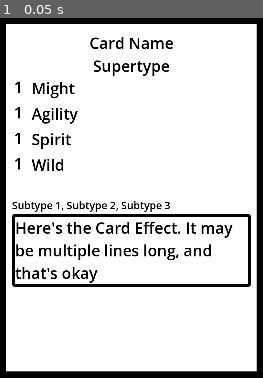
Above: before the commit, frame 1.
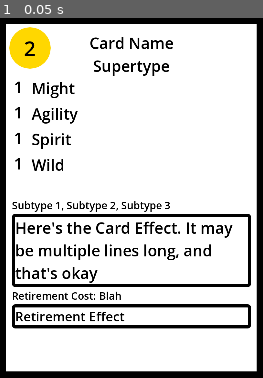
Above: after the commit, the same moment.

Repository: SamBumgardner/card-generator
Game: Godot game, scene res://card/template/adventurer/card_adventurer_wounded.tscn
Two runs of this game, one before a commit and one after it. Both use one fixed random seed, a clock stepped at 60 frames per second and the inputs below. This scene is started directly instead of the project's main scene.
Inputs:
- Up to frame 1 (0.05 s): no input

The runs differ from the first frame. In frame 1, 4.4% of the frame differs, in the area x 3-96%, y 2-87%.

Commit message:
update existing card templates to handle v2 data

Diff:
--- /dev/null
+++ b/game/basic_text_box.tres
@@ -0,0 +1,13 @@
+[gd_resource type="StyleBoxFlat" format=3 uid="uid://dnd0jv2olbxdn"]
+
+[resource]
+bg_color = Color(1, 1, 1, 1)
+border_width_left = 10
+border_width_top = 10
+border_width_right = 10
+border_width_bottom = 10
+border_color = Color(0, 0, 0, 1)
+corner_radius_top_left = 10
+corner_radius_top_right = 10
+corner_radius_bottom_right = 10
+corner_radius_bottom_left = 10
--- a/game/card/template/action/card_action.tscn
+++ b/game/card/template/action/card_action.tscn
@@ -1,7 +1,14 @@
-[gd_scene load_steps=3 format=3 uid="uid://cthgml6yk2cbq"]
+[gd_scene load_steps=4 format=3 uid="uid://cthgml6yk2cbq"]
 
 [ext_resource type="PackedScene" uid="uid://dafd36mciqna5" path="res://card/template/card.tscn" id="1_kb7ca"]
 [ext_resource type="Script" uid="uid://bak8rufwfp1kc" path="res://card/template/action/card_action.gd" id="2_wff7r"]
+[ext_resource type="PackedScene" uid="uid://7ho3dx8x0mn0" path="res://card/template/shared/gold_cost_icon.tscn" id="3_1njmw"]
 
 [node name="Card" instance=ExtResource("1_kb7ca")]
 script = ExtResource("2_wff7r")
+
+[node name="PurchaseCostIcon" parent="Border/ColorRect" index="2" instance=ExtResource("3_1njmw")]
+layout_mode = 1
+anchors_preset = -1
+offset_right = 128.0
+offset_bottom = 128.0
--- a/game/card/template/adventurer/card_adventurer.tscn
+++ b/game/card/template/adventurer/card_adventurer.tscn
@@ -1,11 +1,16 @@
-[gd_scene load_steps=4 format=3 uid="uid://c8puqu5to4fd4"]
+[gd_scene load_steps=6 format=3 uid="uid://c8puqu5to4fd4"]
 
 [ext_resource type="PackedScene" uid="uid://dafd36mciqna5" path="res://card/template/card.tscn" id="1_433tk"]
 [ext_resource type="Script" uid="uid://ski2w1tspn07" path="res://card/template/adventurer/card_adventurer.gd" id="2_4o5qb"]
+[ext_resource type="PackedScene" uid="uid://bxwtq3yppijie" path="res://card/template/shared/retirement_info.tscn" id="3_dv2mn"]
 [ext_resource type="PackedScene" uid="uid://b4bcleemsns2e" path="res://card/template/shared/stats_container.tscn" id="3_mu73v"]
+[ext_resource type="PackedScene" uid="uid://7ho3dx8x0mn0" path="res://card/template/shared/gold_cost_icon.tscn" id="5_gn5u3"]
 
 [node name="CardAdventurer" instance=ExtResource("1_433tk")]
 script = ExtResource("2_4o5qb")
+
+[node name="RetirementInfo" parent="Border/ColorRect/Body" index="2" instance=ExtResource("3_dv2mn")]
+layout_mode = 2
 
 [node name="StatsContainer" parent="Border/ColorRect" index="2" instance=ExtResource("3_mu73v")]
 unique_name_in_owner = true
@@ -13,3 +18,9 @@
 anchor_top = 0.15
 anchor_bottom = 0.15
 offset_left = 0.0
+
+[node name="PurchaseCostIcon" parent="Border/ColorRect" index="3" instance=ExtResource("5_gn5u3")]
+layout_mode = 1
+anchors_preset = -1
+offset_right = 128.0
+offset_bottom = 128.0
--- a/game/card/template/adventurer/card_adventurer_wounded.gd
+++ b/game/card/template/adventurer/card_adventurer_wounded.gd
@@ -3,4 +3,8 @@
 func _ready() -> void:
     super ()
     if card_spec != null:
-        $%Name.text = $%Name.text + " (Wounded)"
+        $Border/ColorRect/StatsContainer/MightContainer/Might.text = card_spec.fields['wound_might']
+        $Border/ColorRect/StatsContainer/AgilityContainer/Agility.text = card_spec.fields['wound_agility']
+        $Border/ColorRect/StatsContainer/SpiritContainer/Spirit.text = card_spec.fields['wound_spirit']
+        if not card_spec.fields['wound_effect'].is_empty():
+            $%Effect.text = card_spec.fields['wound_effect']
--- a/game/card/template/adventurer/card_adventurer_wounded.tscn
+++ b/game/card/template/adventurer/card_adventurer_wounded.tscn
@@ -1,7 +1,19 @@
-[gd_scene load_steps=3 format=3 uid="uid://d2qyxww6lykn5"]
+[gd_scene load_steps=4 format=3 uid="uid://d2qyxww6lykn5"]
 
 [ext_resource type="PackedScene" uid="uid://c8puqu5to4fd4" path="res://card/template/adventurer/card_adventurer.tscn" id="1_4u66h"]
 [ext_resource type="Script" uid="uid://i24dngxgudo6" path="res://card/template/adventurer/card_adventurer_wounded.gd" id="2_4dt7d"]
+
+[sub_resource type="StyleBoxFlat" id="StyleBoxFlat_rjlel"]
+bg_color = Color(1, 1, 1, 1)
+border_width_left = 10
+border_width_top = 10
+border_width_right = 10
+border_width_bottom = 10
+border_color = Color(0, 0, 0, 1)
+corner_radius_top_left = 10
+corner_radius_top_right = 10
+corner_radius_bottom_right = 10
+corner_radius_bottom_left = 10
 
 [node name="CardAdventurerWounded" instance=ExtResource("1_4u66h")]
 script = ExtResource("2_4dt7d")
@@ -12,3 +24,6 @@
 [node name="Typeline" parent="Border/ColorRect/Body" index="0"]
 custom_minimum_size = Vector2(0, 0)
 size_flags_vertical = 4
+
+[node name="EffectContainer" parent="Border/ColorRect/Body" index="1"]
+theme_override_styles/panel = SubResource("StyleBoxFlat_rjlel")
--- /dev/null
+++ b/game/card/template/blank.tscn
@@ -0,0 +1,5 @@
+[gd_scene format=3 uid="uid://wgk43t5dxsa5"]
+
+[node name="Blank" type="ColorRect"]
+custom_minimum_size = Vector2(825, 1125)
+color = Color(1, 1, 1, 0)
--- a/game/card/template/building/card_building.gd
+++ b/game/card/template/building/card_building.gd
@@ -3,4 +3,14 @@
 func _ready() -> void:
     super()
     if card_spec != null:
-        $%BuildCost.populate_info(card_spec)
+        $%Effect2.text = card_spec.fields['effect_2']
+        if $%Effect2.text.is_empty():
+            $Border/ColorRect/Body/EffectContainer2.hide()
+        else:
+            $Border/ColorRect/Body/EffectContainer2.show()
+
+        $%Effect3.text = card_spec.fields['effect_3']
+        if $%Effect3.text.is_empty():
+            $Border/ColorRect/Body/EffectContainer3.hide()
+        else:
+            $Border/ColorRect/Body/EffectContainer3.show()
--- a/game/card/template/building/card_building.tscn
+++ b/game/card/template/building/card_building.tscn
@@ -2,17 +2,59 @@
 
 [ext_resource type="PackedScene" uid="uid://dafd36mciqna5" path="res://card/template/card.tscn" id="1_mqnle"]
 [ext_resource type="Script" uid="uid://dqcgjwba72qnj" path="res://card/template/building/card_building.gd" id="2_hkucr"]
-[ext_resource type="PackedScene" uid="uid://3gd0q835ec51" path="res://card/template/shared/build_cost.tscn" id="3_p1krt"]
+
+[sub_resource type="StyleBoxFlat" id="StyleBoxFlat_rjlel"]
+bg_color = Color(1, 1, 1, 1)
+border_width_left = 10
+border_width_top = 10
+border_width_right = 10
+border_width_bottom = 10
+border_color = Color(0, 0, 0, 1)
+corner_radius_top_left = 10
+corner_radius_top_right = 10
+corner_radius_bottom_right = 10
+corner_radius_bottom_left = 10
 
 [node name="Card" instance=ExtResource("1_mqnle")]
 script = ExtResource("2_hkucr")
 
-[node name="BuildCost" parent="Border/ColorRect" index="2" instance=ExtResource("3_p1krt")]
+[node name="Body" parent="Border/ColorRect" index="1"]
+anchor_top = 0.15
+anchor_bottom = 1.0
+offset_bottom = -10.0
+
+[node name="Typeline" parent="Border/ColorRect/Body" index="0"]
+size_flags_vertical = 0
+
+[node name="EffectContainer" parent="Border/ColorRect/Body" index="1"]
+size_flags_vertical = 3
+
+[node name="EffectContainer2" type="PanelContainer" parent="Border/ColorRect/Body" index="2"]
+custom_minimum_size = Vector2(740, 0)
+layout_mode = 2
+size_flags_vertical = 3
+theme_override_styles/panel = SubResource("StyleBoxFlat_rjlel")
+
+[node name="Effect2" type="Label" parent="Border/ColorRect/Body/EffectContainer2" index="0"]
 unique_name_in_owner = true
-layout_mode = 1
-anchors_preset = -1
-anchor_top = 0.2
-anchor_bottom = 0.2
-offset_left = -235.0
-offset_right = 235.0
-offset_bottom = 173.0
+layout_mode = 2
+size_flags_vertical = 1
+theme_type_variation = &"HeaderSmall"
+theme_override_font_sizes/font_size = 48
+text = "Here's the Card Effect. It may be multiple lines long, and that's okay"
+autowrap_mode = 2
+
+[node name="EffectContainer3" type="PanelContainer" parent="Border/ColorRect/Body" index="3"]
+custom_minimum_size = Vector2(740, 0)
+layout_mode = 2
+size_flags_vertical = 3
+theme_override_styles/panel = SubResource("StyleBoxFlat_rjlel")
+
+[node name="Effect3" type="Label" parent="Border/ColorRect/Body/EffectContainer3" index="0"]
+unique_name_in_owner = true
+layout_mode = 2
+size_flags_vertical = 1
+theme_type_variation = &"HeaderSmall"
+theme_override_font_sizes/font_size = 48
+text = "Here's the Card Effect. It may be multiple lines long, and that's okay"
+autowrap_mode = 2
--- a/game/card/template/card.gd
+++ b/game/card/template/card.gd
@@ -16,3 +16,14 @@
 
         if effect_label.text.is_empty():
             effect_label.text = "No effect"
+
+        recursive_populate(self, card_spec)
+
+
+static func recursive_populate(current_node: Node, card_spec: CardSpecification) -> void:
+    var children = current_node.get_children()
+    for child in children:
+        recursive_populate(child, card_spec)
+
+    if current_node.is_in_group("populates"):
+        current_node.populate_info(card_spec)
--- a/game/card/template/card.tscn
+++ b/game/card/template/card.tscn
@@ -2,18 +2,7 @@
 
 [ext_resource type="Theme" uid="uid://cmqrgxfe1sicp" path="res://new_theme.tres" id="1_0nipv"]
 [ext_resource type="Script" uid="uid://b62kgd0773g1b" path="res://card/template/card.gd" id="1_cvpq3"]
-
-[sub_resource type="StyleBoxFlat" id="StyleBoxFlat_rjlel"]
-bg_color = Color(1, 1, 1, 1)
-border_width_left = 10
-border_width_top = 10
-border_width_right = 10
-border_width_bottom = 10
-border_color = Color(0, 0, 0, 1)
-corner_radius_top_left = 10
-corner_radius_top_right = 10
-corner_radius_bottom_right = 10
-corner_radius_bottom_left = 10
+[ext_resource type="StyleBox" uid="uid://dnd0jv2olbxdn" path="res://basic_text_box.tres" id="3_r87rg"]
 
 [node name="Card" type="MarginContainer"]
 custom_minimum_size = Vector2(825, 1125)
@@ -83,7 +72,7 @@
 [node name="EffectContainer" type="PanelContainer" parent="Border/ColorRect/Body"]
 custom_minimum_size = Vector2(740, 0)
 layout_mode = 2
-theme_override_styles/panel = SubResource("StyleBoxFlat_rjlel")
+theme_override_styles/panel = ExtResource("3_r87rg")
 
 [node name="Effect" type="Label" parent="Border/ColorRect/Body/EffectContainer"]
 unique_name_in_owner = true
--- a/game/card/template/dungeon/obstacle/card_dungeon_obstacle.tscn
+++ b/game/card/template/dungeon/obstacle/card_dungeon_obstacle.tscn
@@ -1,8 +1,20 @@
-[gd_scene load_steps=4 format=3 uid="uid://b1n2pxa25mxpb"]
+[gd_scene load_steps=5 format=3 uid="uid://b1n2pxa25mxpb"]
 
 [ext_resource type="PackedScene" uid="uid://cgpx7invpv41f" path="res://card/template/dungeon/card_dungeon.tscn" id="1_vaaml"]
 [ext_resource type="Script" uid="uid://bvopkwpowadrf" path="res://card/template/dungeon/obstacle/card_dungeon_obstacle.gd" id="2_lv88r"]
 [ext_resource type="PackedScene" uid="uid://b4bcleemsns2e" path="res://card/template/shared/stats_container.tscn" id="3_l1kdv"]
+
+[sub_resource type="StyleBoxFlat" id="StyleBoxFlat_rjlel"]
+bg_color = Color(1, 1, 1, 1)
+border_width_left = 10
+border_width_top = 10
+border_width_right = 10
+border_width_bottom = 10
+border_color = Color(0, 0, 0, 1)
+corner_radius_top_left = 10
+corner_radius_top_right = 10
+corner_radius_bottom_right = 10
+corner_radius_bottom_left = 10
 
 [node name="CardDungeonObstacle" instance=ExtResource("1_vaaml")]
 script = ExtResource("2_lv88r")
@@ -11,6 +23,9 @@
 custom_minimum_size = Vector2(0, 0)
 size_flags_vertical = 4
 
+[node name="EffectContainer" parent="Border/ColorRect/Body" index="1"]
+theme_override_styles/panel = SubResource("StyleBoxFlat_rjlel")
+
 [node name="StatsContainer" parent="Border/ColorRect" index="4" instance=ExtResource("3_l1kdv")]
 unique_name_in_owner = true
 layout_mode = 1
--- a/game/card/template/dungeon/persist/card_dungeon_persist.tscn
+++ b/game/card/template/dungeon/persist/card_dungeon_persist.tscn
@@ -1,7 +1,19 @@
-[gd_scene load_steps=4 format=3 uid="uid://3o655dk128vj"]
+[gd_scene load_steps=5 format=3 uid="uid://3o655dk128vj"]
 
 [ext_resource type="PackedScene" uid="uid://cgpx7invpv41f" path="res://card/template/dungeon/card_dungeon.tscn" id="1_7txum"]
 [ext_resource type="Script" uid="uid://gih7usq3r8bp" path="res://card/template/dungeon/persist/card_dungeon_persist.gd" id="2_wlosm"]
+
+[sub_resource type="StyleBoxFlat" id="StyleBoxFlat_rjlel"]
+bg_color = Color(1, 1, 1, 1)
+border_width_left = 10
+border_width_top = 10
+border_width_right = 10
+border_width_bottom = 10
+border_color = Color(0, 0, 0, 1)
+corner_radius_top_left = 10
+corner_radius_top_right = 10
+corner_radius_bottom_right = 10
+corner_radius_bottom_left = 10
 
 [sub_resource type="Theme" id="Theme_wlosm"]
 default_font_size = 36
@@ -12,6 +24,9 @@
 [node name="Typeline" parent="Border/ColorRect/Body" index="0"]
 custom_minimum_size = Vector2(0, 0)
 size_flags_vertical = 4
+
+[node name="EffectContainer" parent="Border/ColorRect/Body" index="1"]
+theme_override_styles/panel = SubResource("StyleBoxFlat_rjlel")
 
 [node name="PersistCondition" type="VBoxContainer" parent="Border/ColorRect" index="4"]
 layout_mode = 1
--- a/game/card/template/gear/card_gear.gd
+++ b/game/card/template/gear/card_gear.gd
@@ -1,8 +1,8 @@
 class_name CardGear extends Card
 
-@onready var costvalue_label: Label = $%CostValue
+@onready var gear_cost: Label = $%GearCost
 
 func _ready() -> void:
     super()
     if card_spec != null:
-        costvalue_label.text = card_spec.fields['gear_token_cost']
+        gear_cost.text = card_spec.fields['gear_token_cost']
--- a/game/card/template/gear/card_gear.tscn
+++ b/game/card/template/gear/card_gear.tscn
@@ -1,20 +1,24 @@
-[gd_scene load_steps=3 format=3 uid="uid://dyhns2c6smuti"]
+[gd_scene load_steps=4 format=3 uid="uid://dyhns2c6smuti"]
 
 [ext_resource type="PackedScene" uid="uid://dafd36mciqna5" path="res://card/template/card.tscn" id="1_dawb3"]
 [ext_resource type="Script" uid="uid://lswf8ytubmqw" path="res://card/template/gear/card_gear.gd" id="2_n8ret"]
+[ext_resource type="PackedScene" uid="uid://7ho3dx8x0mn0" path="res://card/template/shared/gold_cost_icon.tscn" id="3_gsdsk"]
 
 [node name="CardGear" instance=ExtResource("1_dawb3")]
 script = ExtResource("2_n8ret")
 
-[node name="CostIcon" type="ColorRect" parent="Border/ColorRect" index="2"]
+[node name="GearCostIcon" type="ColorRect" parent="Border/ColorRect" index="2"]
 custom_minimum_size = Vector2(128, 128)
 layout_mode = 1
 anchors_preset = -1
-offset_left = 10.0
+anchor_left = 1.0
+anchor_right = 1.0
 offset_top = 10.0
+offset_right = -10.0
+grow_horizontal = 0
 color = Color(0.71, 0.71, 0.71, 1)
 
-[node name="CostValue" type="Label" parent="Border/ColorRect/CostIcon" index="0"]
+[node name="GearCost" type="Label" parent="Border/ColorRect/GearCostIcon" index="0"]
 unique_name_in_owner = true
 layout_mode = 1
 anchors_preset = 15
@@ -27,3 +31,7 @@
 text = "2"
 horizontal_alignment = 1
 vertical_alignment = 1
+
+[node name="PurchaseCostIcon" parent="Border/ColorRect" index="3" instance=ExtResource("3_gsdsk")]
+layout_mode = 1
+anchors_preset = -1
--- /dev/null
+++ b/game/card/template/shared/gold_cost_icon.gd
@@ -0,0 +1,4 @@
+extends Panel
+
+func populate_info(card_spec: CardSpecification) -> void:
+    $"%GoldCost".text = card_spec.fields.get('gold_cost')
--- /dev/null
+++ b/game/card/template/shared/gold_cost_icon.tscn
@@ -0,0 +1,33 @@
+[gd_scene load_steps=3 format=3 uid="uid://7ho3dx8x0mn0"]
+
+[ext_resource type="Script" uid="uid://di2kywuvhy2g5" path="res://card/template/shared/gold_cost_icon.gd" id="1_yobnw"]
+
+[sub_resource type="StyleBoxFlat" id="StyleBoxFlat_s1x8e"]
+bg_color = Color(1, 0.843137, 0, 1)
+corner_radius_top_left = 200
+corner_radius_top_right = 200
+corner_radius_bottom_right = 200
+corner_radius_bottom_left = 200
+
+[node name="PurchaseCostIcon" type="Panel" groups=["populates"]]
+custom_minimum_size = Vector2(128, 128)
+offset_left = 10.0
+offset_top = 10.0
+offset_right = 138.0
+offset_bottom = 138.0
+theme_override_styles/panel = SubResource("StyleBoxFlat_s1x8e")
+script = ExtResource("1_yobnw")
+
+[node name="GoldCost" type="Label" parent="."]
+unique_name_in_owner = true
+layout_mode = 1
+anchors_preset = 15
+anchor_right = 1.0
+anchor_bottom = 1.0
+grow_horizontal = 2
+grow_vertical = 2
+theme_type_variation = &"HeaderMedium"
+theme_override_font_sizes/font_size = 64
+text = "2"
+horizontal_alignment = 1
+vertical_alignment = 1
--- /dev/null
+++ b/game/card/template/shared/retirement_info.gd
@@ -0,0 +1,5 @@
+extends VBoxContainer
+
+func populate_info(card_spec: CardSpecification) -> void:
+    $%RetirementCost.text = card_spec.fields.get('retirement_cost')
+    $%RetirementEffect.text = card_spec.fields.get('retirement_bonus')
--- /dev/null
+++ b/game/card/template/shared/retirement_info.tscn
@@ -0,0 +1,35 @@
+[gd_scene load_steps=3 format=3 uid="uid://bxwtq3yppijie"]
+
+[ext_resource type="StyleBox" uid="uid://dnd0jv2olbxdn" path="res://basic_text_box.tres" id="1_0wtwp"]
+[ext_resource type="Script" uid="uid://q5qcnuupr5cq" path="res://card/template/shared/retirement_info.gd" id="1_77qvj"]
+
+[node name="RetirementInfo" type="VBoxContainer" groups=["populates"]]
+script = ExtResource("1_77qvj")
+
+[node name="HBoxContainer" type="HBoxContainer" parent="."]
+layout_mode = 2
+theme_override_constants/separation = 10
+
+[node name="RetirementCostHeader" type="Label" parent="HBoxContainer"]
+layout_mode = 2
+theme_type_variation = &"HeaderSmall"
+theme_override_font_sizes/font_size = 32
+text = "Retirement Cost:"
+
+[node name="RetirementCost" type="Label" parent="HBoxContainer"]
+unique_name_in_owner = true
+layout_mode = 2
+theme_type_variation = &"HeaderSmall"
+theme_override_font_sizes/font_size = 32
+text = "Blah"
+
+[node name="PanelContainer" type="PanelContainer" parent="."]
+layout_mode = 2
+theme_override_styles/panel = ExtResource("1_0wtwp")
+
+[node name="RetirementEffect" type="Label" parent="PanelContainer"]
+unique_name_in_owner = true
+layout_mode = 2
+theme_override_font_sizes/font_size = 40
+text = "Retirement Effect"
+autowrap_mode = 2
--- a/game/card_generator.gd
+++ b/game/card_generator.gd
@@ -31,13 +31,32 @@
         current_print_spec_i += 1
         current_card_printed_count = 0
 
+    # fill in remaining spots with blanks
+    while next_page.size() > 0 and next_page.size() < cards_per_page:
+        next_page.append(CardSpecification.new())
+
     return next_page
+
+func invert_card_columns(next_page: Array) -> Array:
+    var inverted_page = []
+    var first_index_of_row = 0
+    while first_index_of_row < cards_per_page:
+        var i = first_index_of_row + cards_per_row - 1
+        while i >= first_index_of_row:
+            if i < next_page.size():
+                inverted_page.append(next_page[i])
+            i -= 1
+        first_index_of_row += cards_per_row
+    return inverted_page
 
 func _process(_delta: float) -> void:
     if waiting:
         return
 
     var next_page = get_next_page_of_card_specs()
+    if sets_to_print[current_set_i].back_side:
+        next_page = invert_card_columns(next_page)
+
     if not next_page.is_empty():
         _instantiate_cards(next_page)
     elif current_set_i < sets_to_print.size() - 1:
@@ -75,8 +94,9 @@
         $GridContainer.get_children().map(func(x): x.queue_free())
         for spec in next_page_of_cards:
             var card_scene: PackedScene = FormatSelector.card_templates[spec.supertype]
-            var card: Card = card_scene.instantiate()
-            card.card_spec = spec
+            var card = card_scene.instantiate()
+            if card is Card:
+                card.card_spec = spec
             $GridContainer.add_child(card)
 
 func capture_card_sheet_image():
--- a/game/card_generator.tscn
+++ b/game/card_generator.tscn
@@ -1,16 +1,12 @@
-[gd_scene load_steps=12 format=3 uid="uid://k3vek4d1ci4t"]
+[gd_scene load_steps=8 format=3 uid="uid://k3vek4d1ci4t"]
 
 [ext_resource type="Script" uid="uid://ojeprkjhocyt" path="res://card_generator.gd" id="1_uduw0"]
-[ext_resource type="Resource" uid="uid://cfbehk1a3toad" path="res://data/cards/adventurer.tsv" id="2_3rwlo"]
 [ext_resource type="Script" uid="uid://4xetil733gdj" path="res://addons/card_specification_importer/importer/resources/card_printing_set.gd" id="2_7thvl"]
-[ext_resource type="Resource" uid="uid://dq67cew4oeuml" path="res://data/cards/adventurer_wounded.tsv" id="2_skbd6"]
-[ext_resource type="Resource" uid="uid://bfr7a7227ogni" path="res://data/cards/Treasure.tsv" id="4_6i8ov"]
-[ext_resource type="Resource" uid="uid://dv82du7c26dx4" path="res://data/cards/action.tsv" id="6_0102l"]
-[ext_resource type="Resource" uid="uid://5fnwamfbociu" path="res://data/cards/boss.tsv" id="7_le7gv"]
-[ext_resource type="Resource" uid="uid://dycbge2jmi3wk" path="res://data/cards/building.tsv" id="8_2weon"]
-[ext_resource type="Resource" uid="uid://cx1w7huesyr0u" path="res://data/cards/dungeon_obstacle.tsv" id="9_meiyy"]
-[ext_resource type="Resource" uid="uid://cns53in8nwjyl" path="res://data/cards/dungeon_persist.tsv" id="10_862ig"]
-[ext_resource type="Resource" uid="uid://drkwjbt8vhxme" path="res://data/cards/gear.tsv" id="11_qhbei"]
+[ext_resource type="Resource" uid="uid://bsmc2k6ivtmsp" path="res://data/cards/v2/Town & Dungeon Card Spec v2 - Gear.tsv" id="3_bwpfb"]
+[ext_resource type="Resource" uid="uid://b7bj0e58gjbo8" path="res://data/cards/v2/Town & Dungeon Card Spec v2 - Action.tsv" id="4_3rwlo"]
+[ext_resource type="Resource" uid="uid://cs45vv0ifwxu" path="res://data/cards/v2/Town & Dungeon Card Spec v2 - Building.tsv" id="5_6i8ov"]
+[ext_resource type="Resource" uid="uid://r4eno0oaed6j" path="res://data/cards/v2/Town & Dungeon Card Spec v2 - Adventurer.tsv" id="6_lqhqu"]
+[ext_resource type="Resource" uid="uid://cckf1w865rdlk" path="res://data/cards/v2/Town & Dungeon Card Spec v2 - AdventurerBack.tsv" id="7_lk0e7"]
 
 [node name="CardGenerator" type="Control"]
 layout_mode = 3
@@ -20,7 +16,7 @@
 grow_horizontal = 2
 grow_vertical = 2
 script = ExtResource("1_uduw0")
-sets_to_print = Array[ExtResource("2_7thvl")]([ExtResource("2_3rwlo"), ExtResource("2_skbd6"), ExtResource("4_6i8ov"), ExtResource("6_0102l"), ExtResource("7_le7gv"), ExtResource("8_2weon"), ExtResource("9_meiyy"), ExtResource("10_862ig"), ExtResource("11_qhbei")])
+sets_to_print = Array[ExtResource("2_7thvl")]([ExtResource("3_bwpfb"), ExtResource("4_3rwlo"), ExtResource("5_6i8ov"), ExtResource("6_lqhqu"), ExtResource("7_lk0e7")])
 
 [node name="GridContainer" type="GridContainer" parent="."]
 layout_mode = 0
--- a/game/format_selector.gd
+++ b/game/format_selector.gd
@@ -2,7 +2,7 @@
 
 const card_templates: Dictionary = {
     'Adventurer': preload("res://card/template/adventurer/card_adventurer.tscn"),
-    'Adventurer (wounded)': preload("res://card/template/adventurer/card_adventurer_wounded.tscn"),
+    'Adventurer (Wounded)': preload("res://card/template/adventurer/card_adventurer_wounded.tscn"),
     'Gear': preload("res://card/template/gear/card_gear.tscn"),
     'Action': preload("res://card/template/action/card_action.tscn"),
     'Building': preload("res://card/template/building/card_building.tscn"),
@@ -10,4 +10,5 @@
     'Dungeon Persist': preload("res://card/template/dungeon/persist/card_dungeon_persist.tscn"),
     'Treasure': preload("res://card/template/dungeon/treasure/card_treasure.tscn"),
     'Boss Action': preload("res://card/template/dungeon/boss/card_boss_action.tscn"),
+    '': preload("res://card/template/blank.tscn")
 }
--- a/game/project.godot
+++ b/game/project.godot
@@ -24,6 +24,10 @@
 
 enabled=PackedStringArray("res://addons/card_specification_importer/plugin.cfg")
 
+[global_group]
+
+populates="Implements `populate_info` method"
+
 [rendering]
 
 renderer/rendering_method="gl_compatibility"
Not shown, changed: game/addons/card_specification_importer/importer/printing_set_importer.gd
Not shown, changed: game/addons/card_specification_importer/importer/resources/card_printing_set.gd
Not shown, added: game/card/template/shared/gold_cost_icon.gd.uid
Not shown, added: game/card/template/shared/retirement_info.gd.uid
